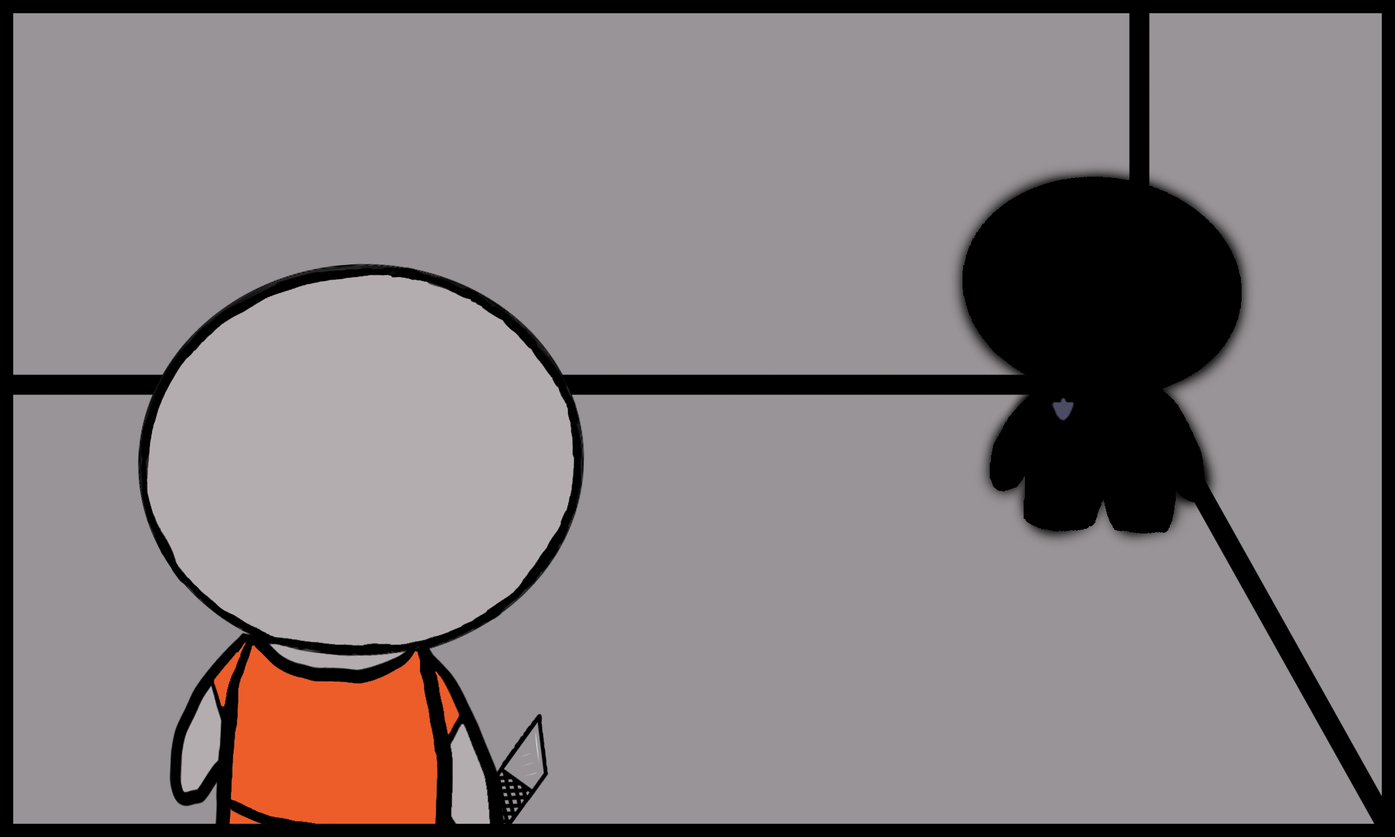
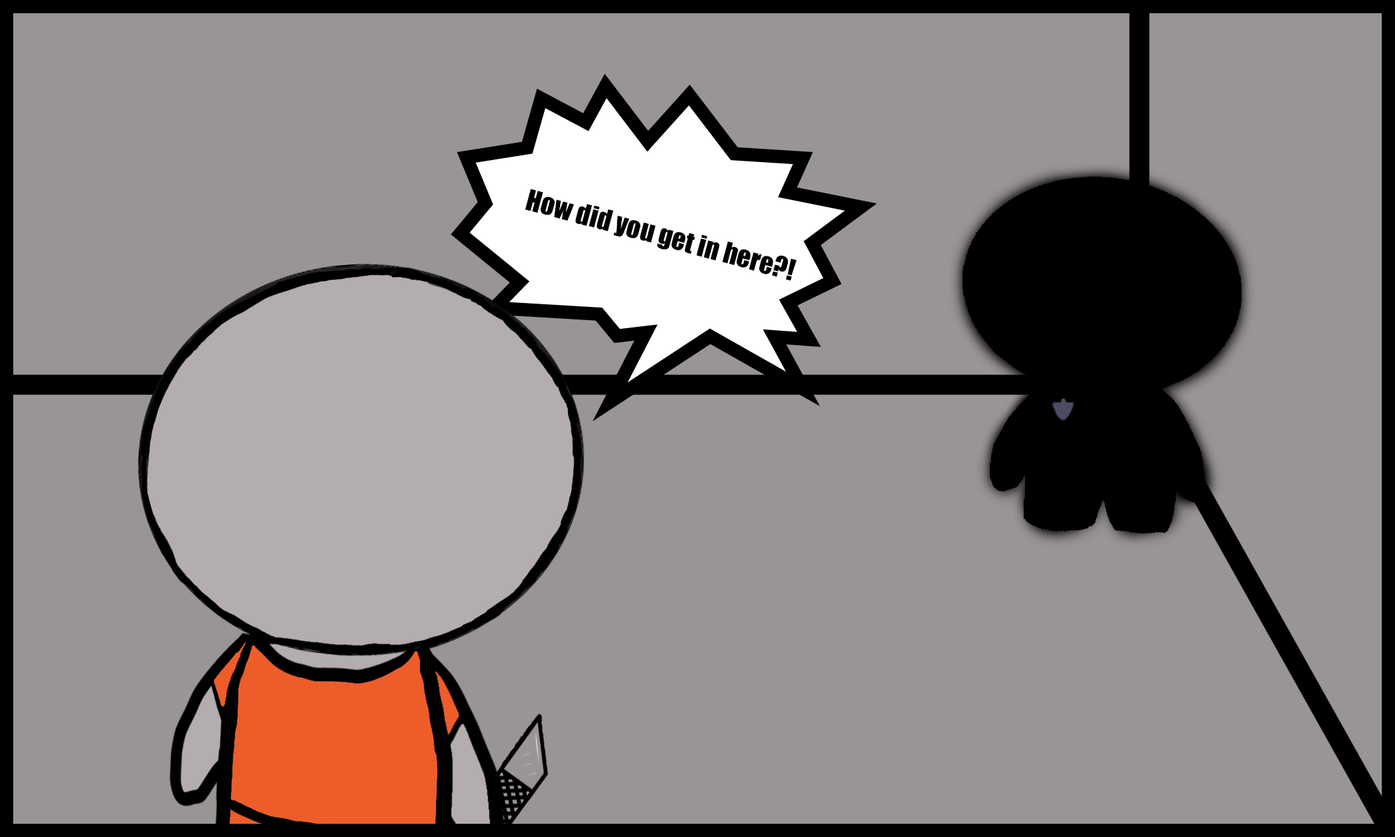
Comparing the layer stacks of the two 1395px x 837px images. Changes:
added layer "How did you get in here?!" above "Talk 8 1" over [524, 188, 798, 282]
added layer "Talk 8 1" above "knife" over [450, 73, 877, 422]
